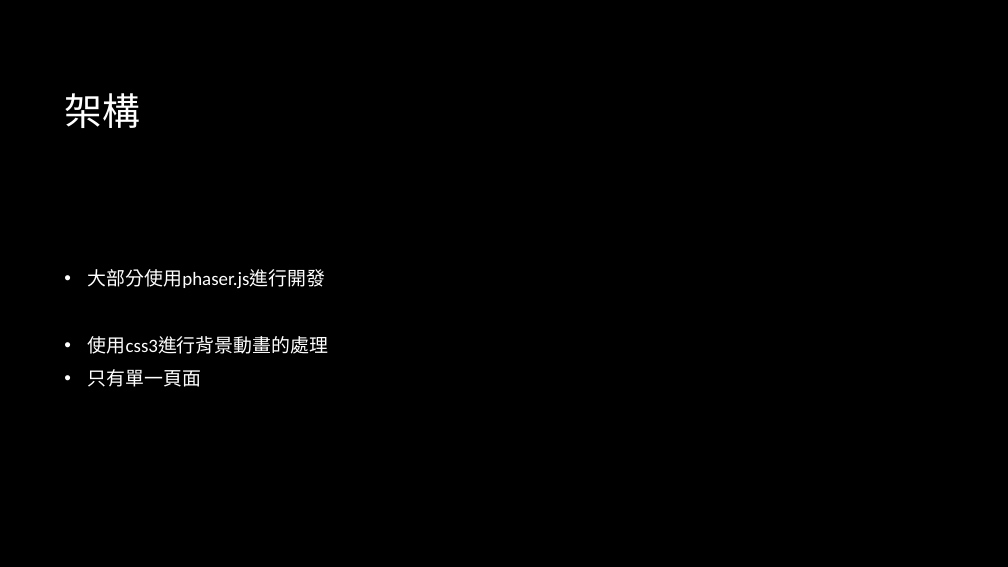
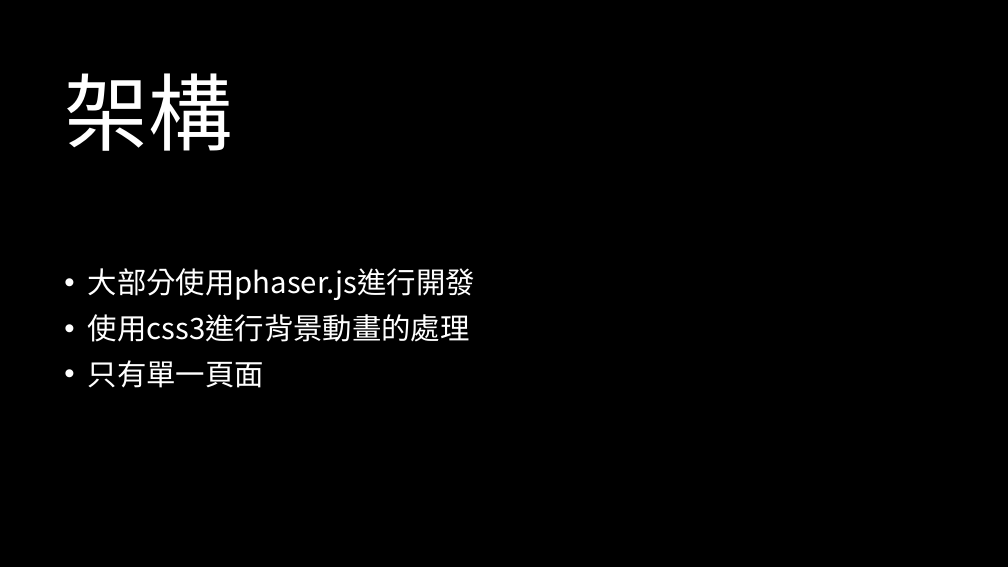
Before and after one commit to EricYu1202/mario, a slide deck: slide 3 of report.pptx. Drawn at 1008x567 pixels with LibreOffice and Linux fonts; fonts in the diff are those of the drawing; background and template pictures are left out. Boxes give left, top, right and bottom in pixels: in the first picture for what was removed or moved away, otherwise in the second. Text is boxed around its words. In the diff, an @@ line names an element or a change of style, - is before the commit and + after.

```diff
--- a/report.pptx
+++ b/report.pptx
@@ title "架構" at (64,73,232,151): size 36 to 80 pt, font Calibri to Noto Sans CJK SC @@
@@ text "大部分使用phaser.js進行開發" at (88,268,475,388): size 18 to 28 pt, font Calibri to Noto Sans CJK SC @@
```
Also in this commit, not shown: 4 other slides changed.
